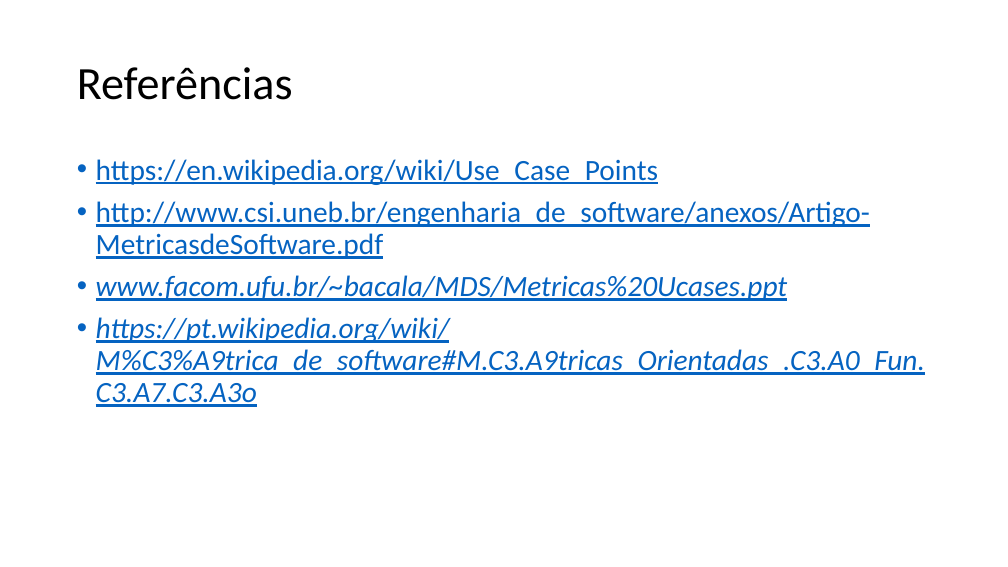
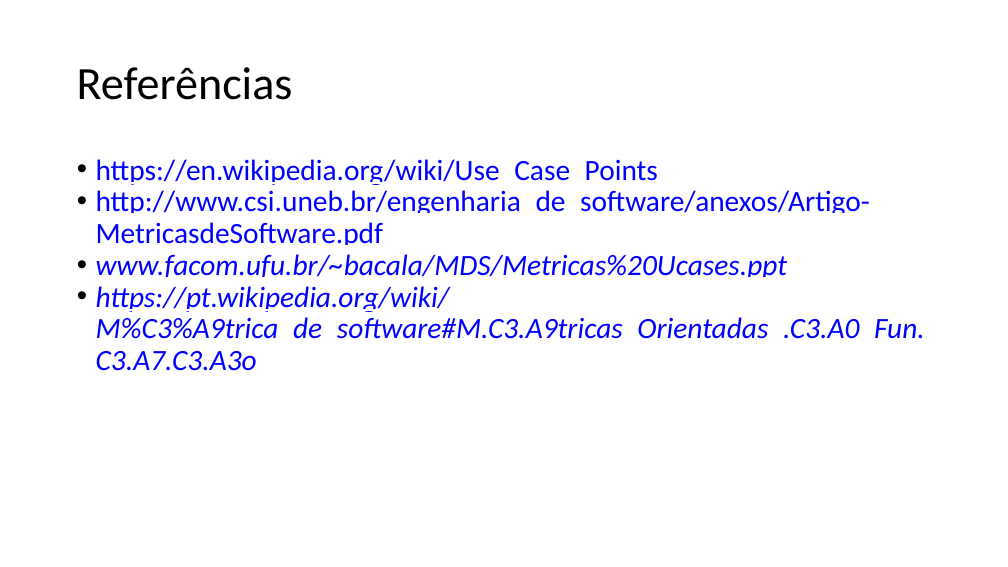
Before and after one commit to pedrolugao/EngSoft-2017.1-UFJF, a slide deck: slide 17 of Diagramas UML/Estimativas.pptx. Drawn at 1008x567 pixels with LibreOffice and Linux fonts; fonts in the diff are those of the drawing. Boxes give left, top, right and bottom in pixels: in the first picture for what was removed or moved away, otherwise in the second. Text is boxed around its words. In the diff, an @@ line names an element or a change of style, - is before the commit and + after.

```diff
--- a/Diagramas UML/Estimativas.pptx
+++ b/Diagramas UML/Estimativas.pptx
@@ text "https://en.wikipedia.org/wiki/Use_Case_Points" at <box>96,159,925,371</box>: text colour #0563C1 to #0000FF; less space between paragraphs @@
```
Also in this commit, not shown: 16 other slides changed.
